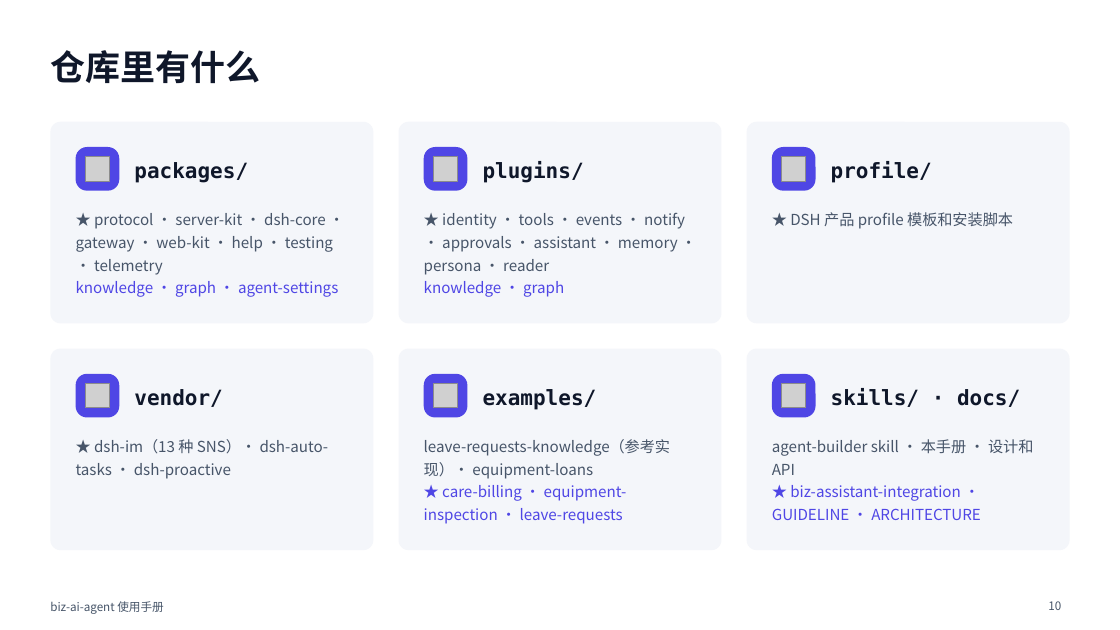
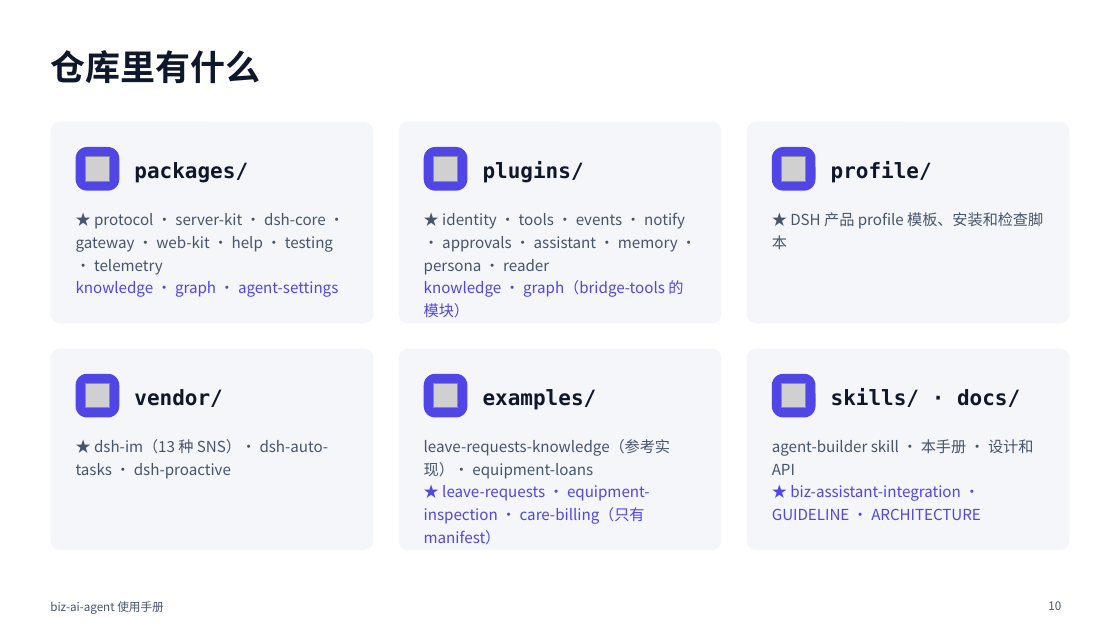
Before and after one commit to ITC-cloud-soft/biz-ai-agent, a slide deck: slide 10 of docs/MANUAL.pptx. Drawn at 1120x630 pixels with LibreOffice and Linux fonts; fonts in the diff are those of the drawing; grey boxes stand for pictures. Boxes give left, top, right and bottom in pixels: in the first picture for what was removed or moved away, otherwise in the second. Text is boxed around its words. In the diff, an @@ line names an element or a change of style, - is before the commit and + after.

```diff
--- a/docs/MANUAL.pptx
+++ b/docs/MANUAL.pptx
@@ text at <box>772,212,1043,249</box>: text changed @@
-★ DSH 产品 profile 模板和安装脚本
+★ DSH 产品 profile 模板、安装和检查脚本
@@ text at <box>424,280,683,317</box>: text changed @@
-knowledge · graph
+knowledge · graph（bridge-tools 的模块）
@@ text at <box>424,485,650,545</box>: text changed @@
-★ care-billing · equipment-inspection · leave-requests
+★ leave-requests · equipment-inspection · care-billing（只有 manifest）
```
Also in this commit, not shown: 26 other slides changed.
